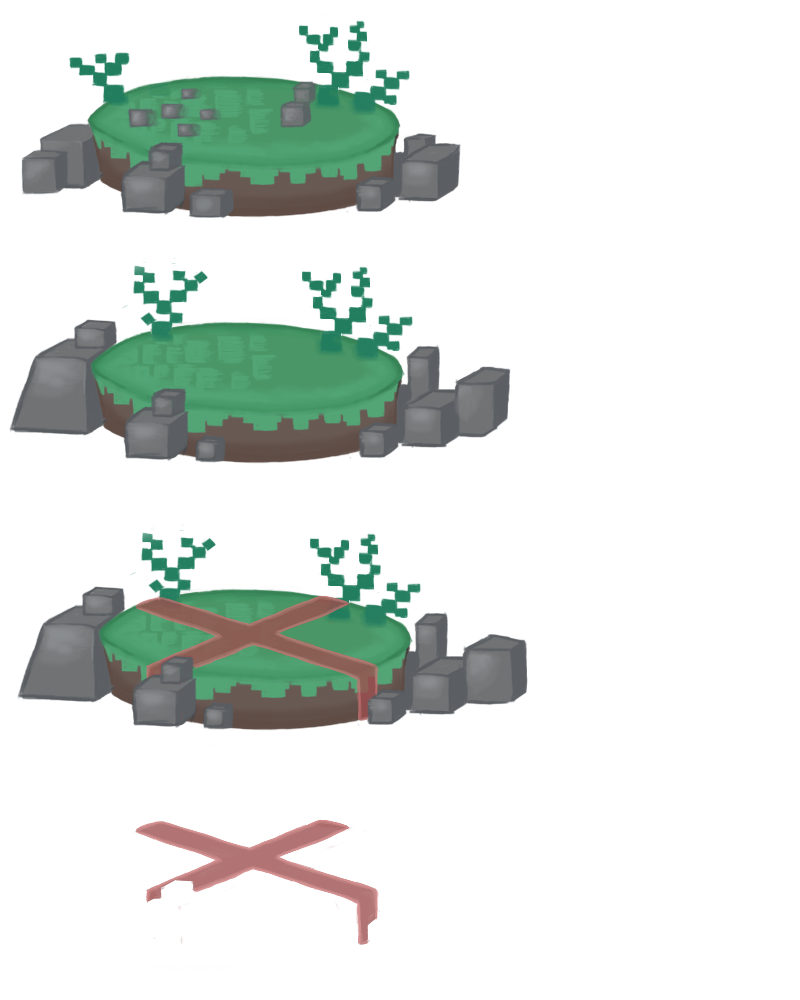
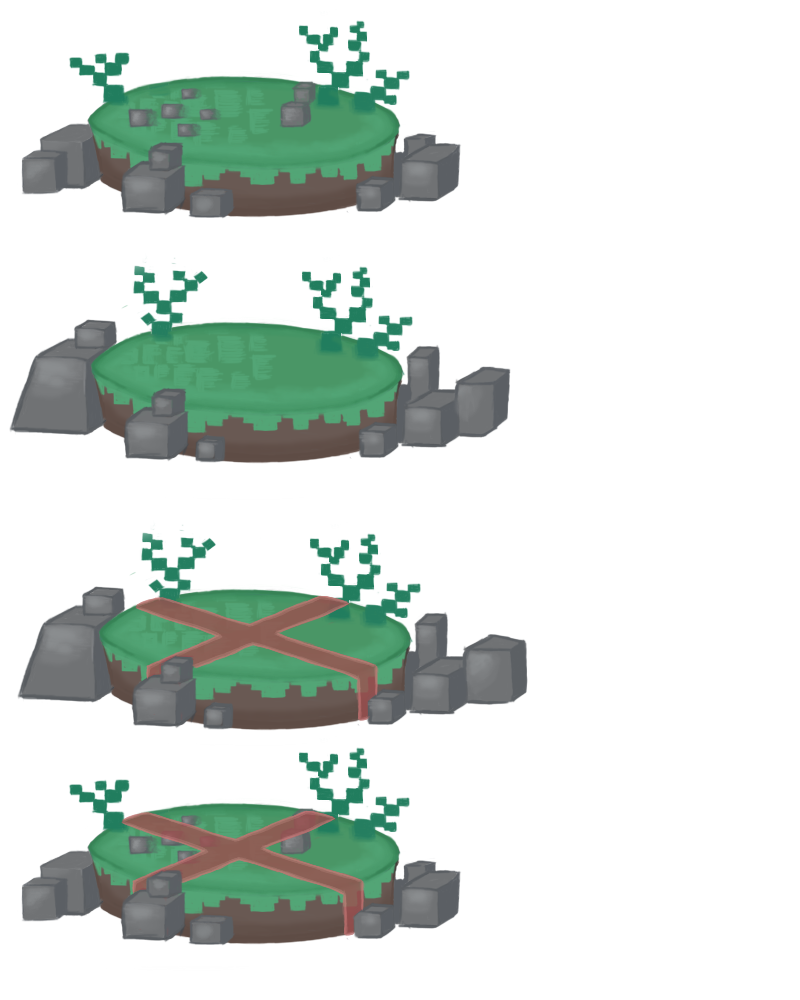
Layered file, before and after one edit (800 x 1000). Changes by layer:
moved "Cross kopiera" above "Lager 20", painted on it over [118, 810, 384, 946]
added layer "Lager 20" above "Nod_2" over [21, 738, 462, 946]
